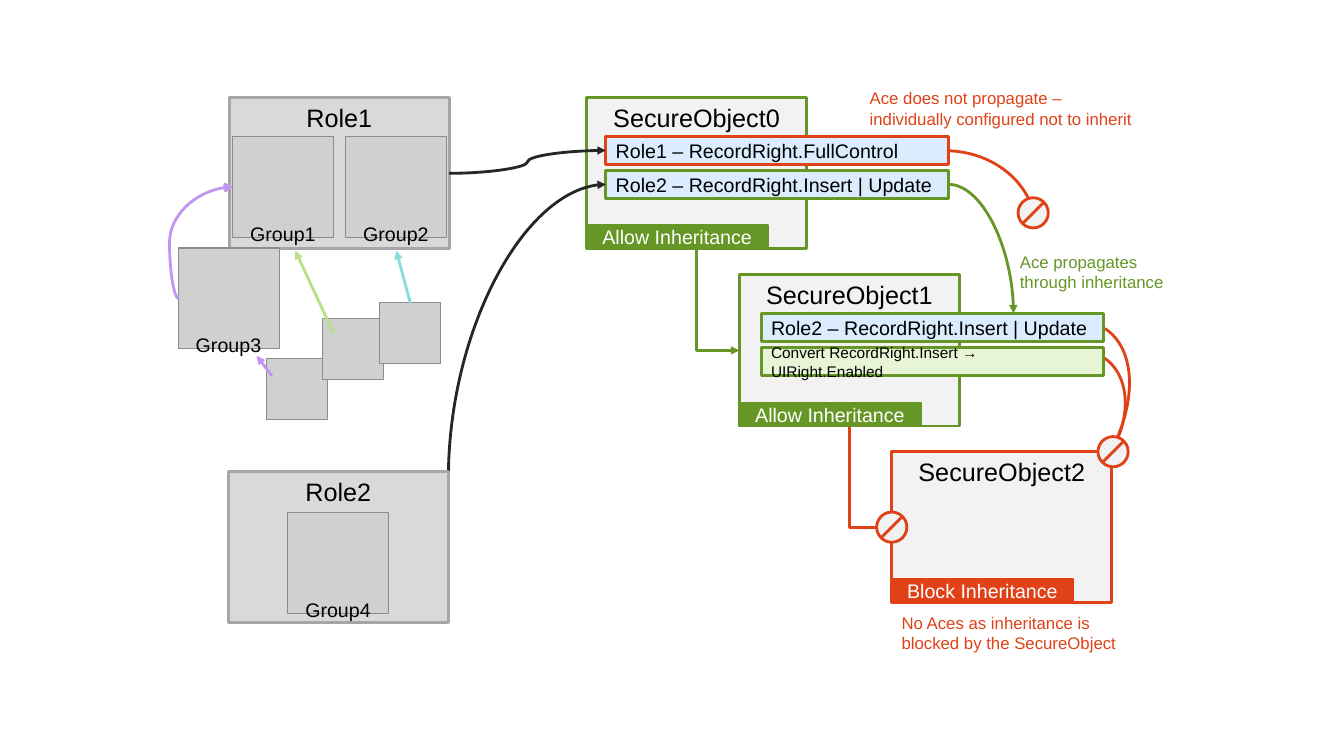
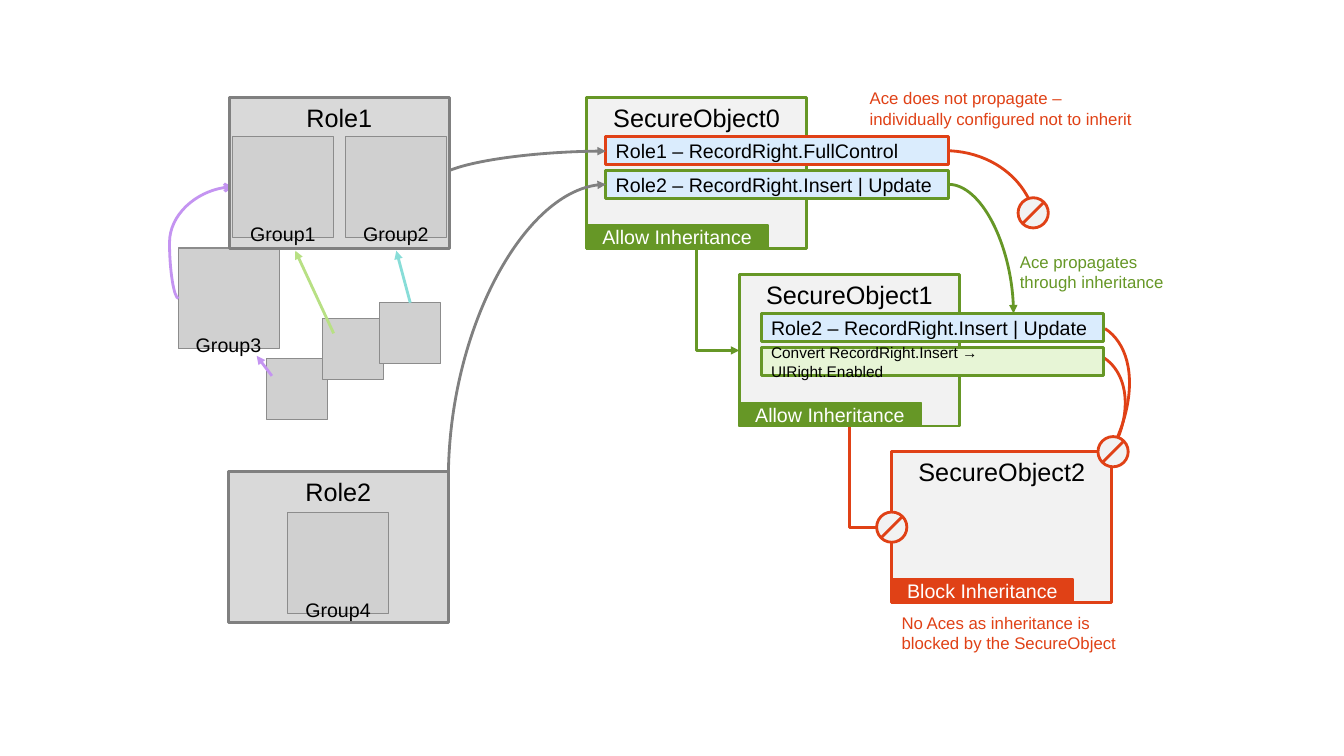
Before and after one commit to SuplexProject/Suplex.Docs, a slide deck: slide 2 of docs/img/graphics.pptx. Drawn at 1344x756 pixels with LibreOffice and Linux fonts; fonts in the diff are those of the drawing; grey boxes stand for pictures. Boxes give left, top, right and bottom in pixels: in the first picture for what was removed or moved away, otherwise in the second. Text is boxed around its words. In the diff, an @@ line names an element or a change of style, - is before the commit and + after.

```diff
--- a/docs/img/graphics.pptx
+++ b/docs/img/graphics.pptx
@@ rectangle "Role1" at [230,98,450,249]: outline #A6A6A6 2 pt to #808080 2 pt @@
@@ curved arrow moved from (450, 173) - (606, 150) to (449, 210) - (606, 151) @@
@@ curved arrow (449, 210) - (606, 151): stroke #262626 2 pt to #808080 2 pt @@
@@ curved arrow (449, 479) - (606, 185): stroke #262626 2 pt to #808080 2 pt @@
@@ rectangle "Role2" at [229,472,449,623]: outline #A6A6A6 2 pt to #808080 2 pt @@
```
Also in this commit, not shown: 3 other files.
